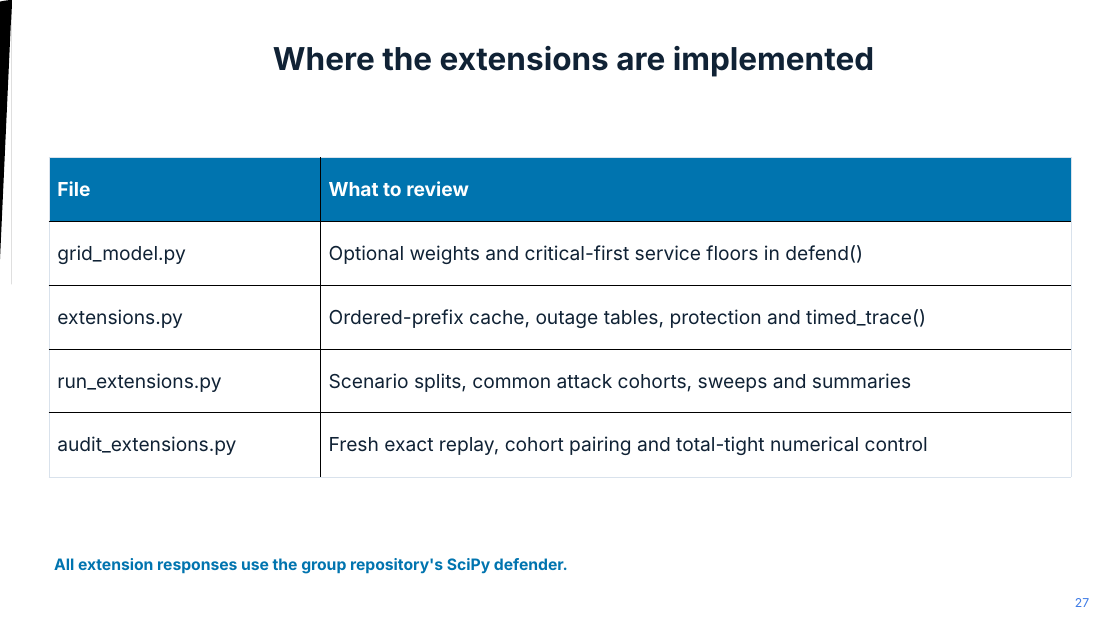
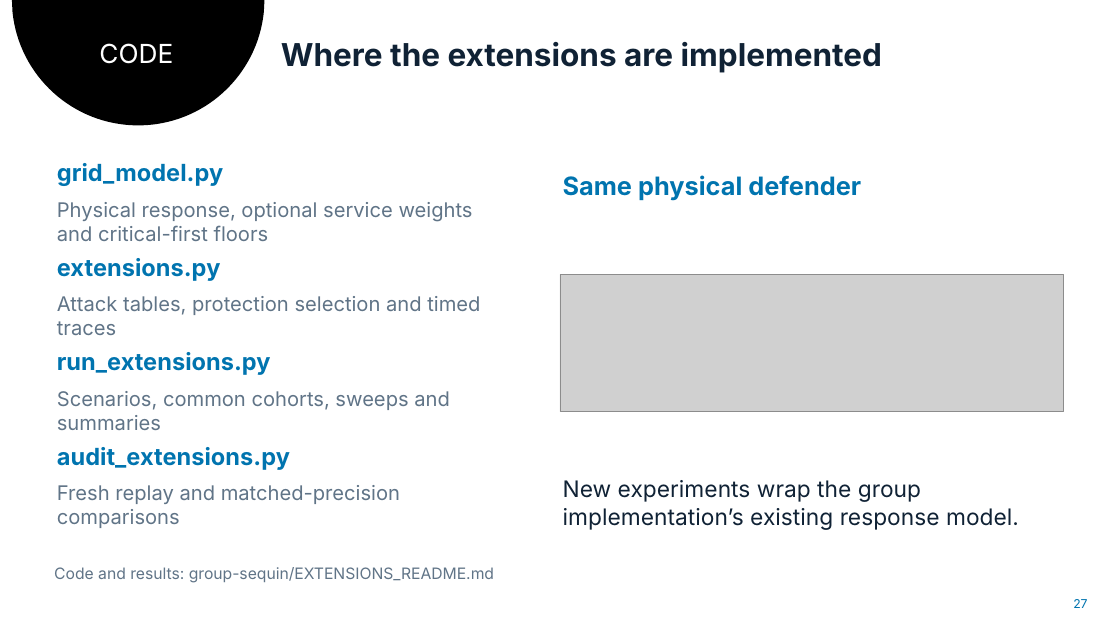
Before and after one commit to Adventurist2/CS637, a slide deck: slide 27 of group-sequin/output/presentation/SEQUIN_Original_Slides_With_Part2.pptx. Drawn at 1120x630 pixels with LibreOffice and Linux fonts; fonts in the diff are those of the drawing; grey boxes stand for pictures. Boxes give left, top, right and bottom in pixels: in the first picture for what was removed or moved away, otherwise in the second. Text is boxed around its words. In the diff, an @@ line names an element or a change of style, - is before the commit and + after.

Commit message:
Repair and redesign final SEQUIN presentation with matching PDF and script

```diff
--- a/group-sequin/output/presentation/SEQUIN_Original_Slides_With_Part2.pptx
+++ b/group-sequin/output/presentation/SEQUIN_Original_Slides_With_Part2.pptx
@@ text added at (99, 43, 173, 64), 22.5 pt, text #FFFFFF @@
+CODE
@@ text "Where the extensions are implemented": place and size @@
-text "Where the extensions are implemented" at (273, 46, 874, 77)
+text "Where the extensions are implemented" at (281, 42, 882, 73)
@@ table removed at (49, 158, 1071, 477), 5 rows, 2 columns @@
-File | What to review
-grid_model.py | Optional weights and critical-first service floors in defend()
-extensions.py | Ordered-prefix cache, outage tables, protection and timed_trace()
-run_extensions.py | Scenario splits, common attack cohorts, sweeps and summaries
-audit_extensions.py | Fresh exact replay, cohort pairing and total-tight numerical control
@@ text added at (57, 163, 223, 186), 20.2 pt, text #0074AF, bold @@
+grid_model.py
@@ text added at (563, 175, 861, 201), 21.8 pt, text #0074AF, bold @@
+Same physical defender
@@ text added at (57, 202, 473, 241), 17.2 pt, text #607487 @@
+Physical response, optional service weights and critical-first floors
@@ text added at (57, 258, 221, 281), 20.2 pt, text #0074AF, bold @@
+extensions.py
@@ text added at (57, 296, 480, 335), 17.2 pt, text #607487 @@
+Attack tables, protection selection and timed traces
@@ picture added at (560, 275, 1065, 413) @@
@@ text added at (57, 352, 271, 375), 20.2 pt, text #0074AF, bold @@
+run_extensions.py
@@ text added at (57, 391, 450, 430), 17.2 pt, text #607487 @@
+Scenarios, common cohorts, sweeps and summaries
@@ text added at (57, 447, 290, 470), 20.2 pt, text #0074AF, bold @@
+audit_extensions.py
@@ text added at (57, 485, 400, 528), 17.2 pt, text #607487 @@
+Fresh replay and matched-precision comparisons
@@ text added at (563, 480, 1019, 530), 19.5 pt, text #102235 @@
+New experiments wrap the group implementation’s existing response model.
@@ text removed at (54, 558, 568, 574) @@
-All extension responses use the group repository's SciPy defender.
@@ text added at (54, 567, 494, 583), 13.5 pt, text #607487 @@
+Code and results: group-sequin/EXTENSIONS_README.md
@@ text "27" at (1073, 599, 1087, 608): text colour #3E7BE6 to #0074AF @@
```
Also in this commit, not shown: 14 other slides changed, 1 slide added, 1 slide removed, 13 other files.
